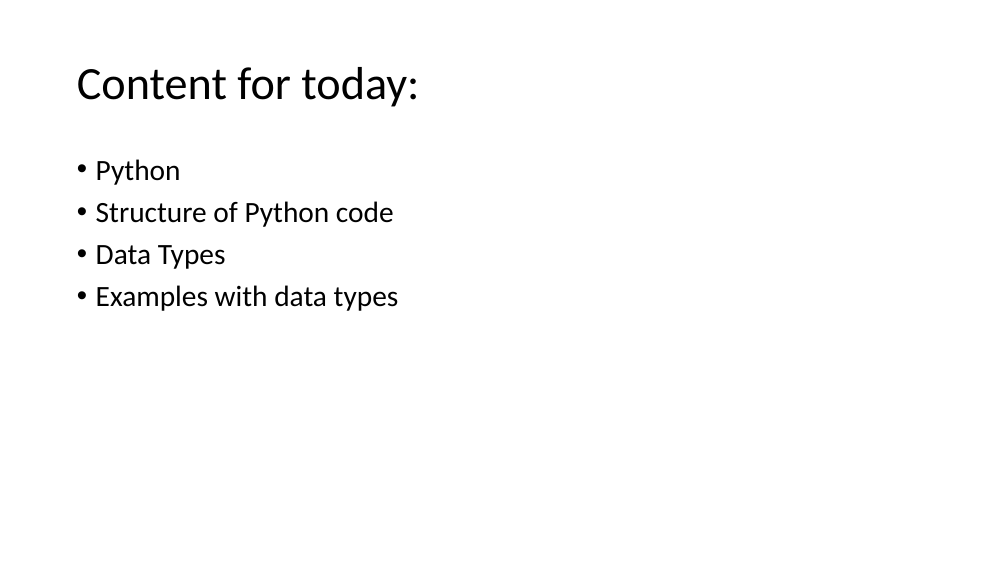
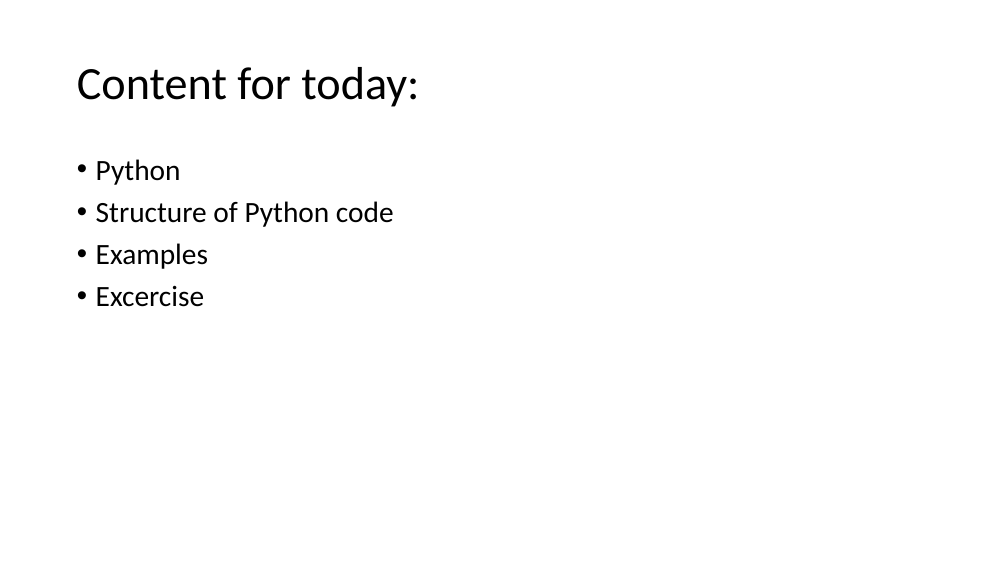
Before and after one commit to AtharvaGokhale95/JnanaPrabodhini_FundamentalsofProgramming, a slide deck: slide 2 of Presentations/PPT3_Python_Basics.pptx. Drawn at 1008x567 pixels with LibreOffice and Linux fonts; fonts in the diff are those of the drawing. Boxes give left, top, right and bottom in pixels: in the first picture for what was removed or moved away, otherwise in the second. Text is boxed around its words. In the diff, an @@ line names an element or a change of style, - is before the commit and + after.

```diff
--- a/Presentations/PPT3_Python_Basics.pptx
+++ b/Presentations/PPT3_Python_Basics.pptx
@@ text at [96, 243, 208, 307]: text changed @@
-• Data Types
-• Examples with data types
+• Examples
+• Excercise
```
Also in this commit, not shown: 1 other slide changed, 5 slides added.
